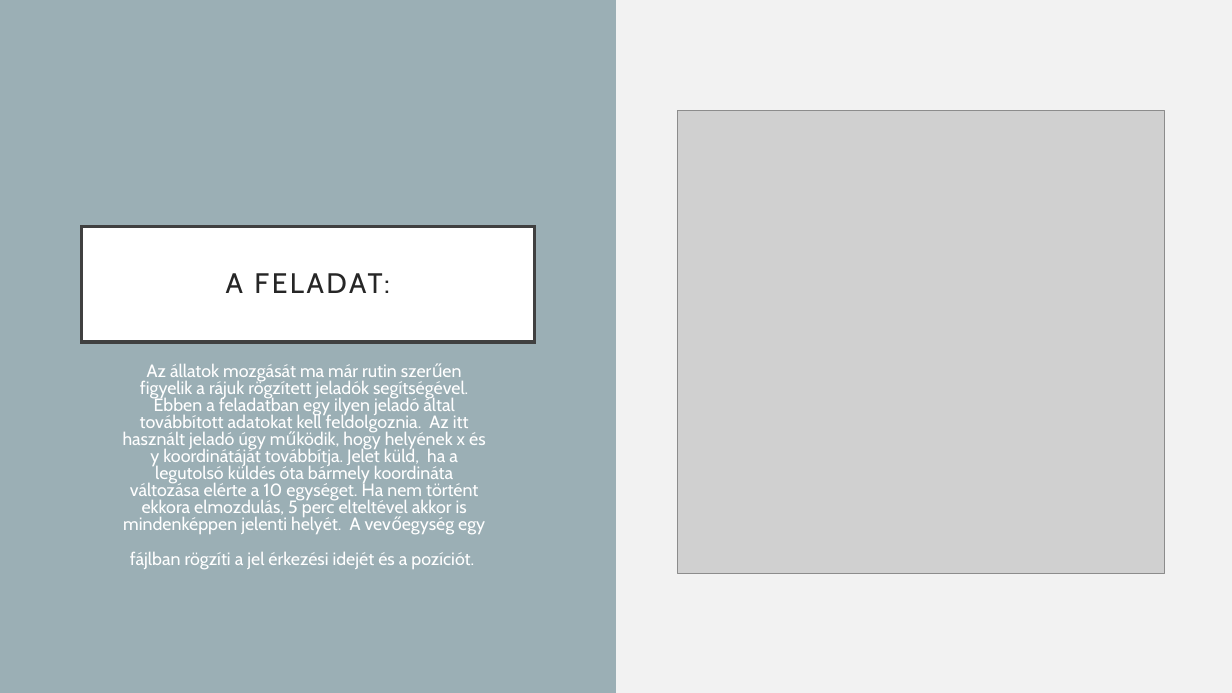
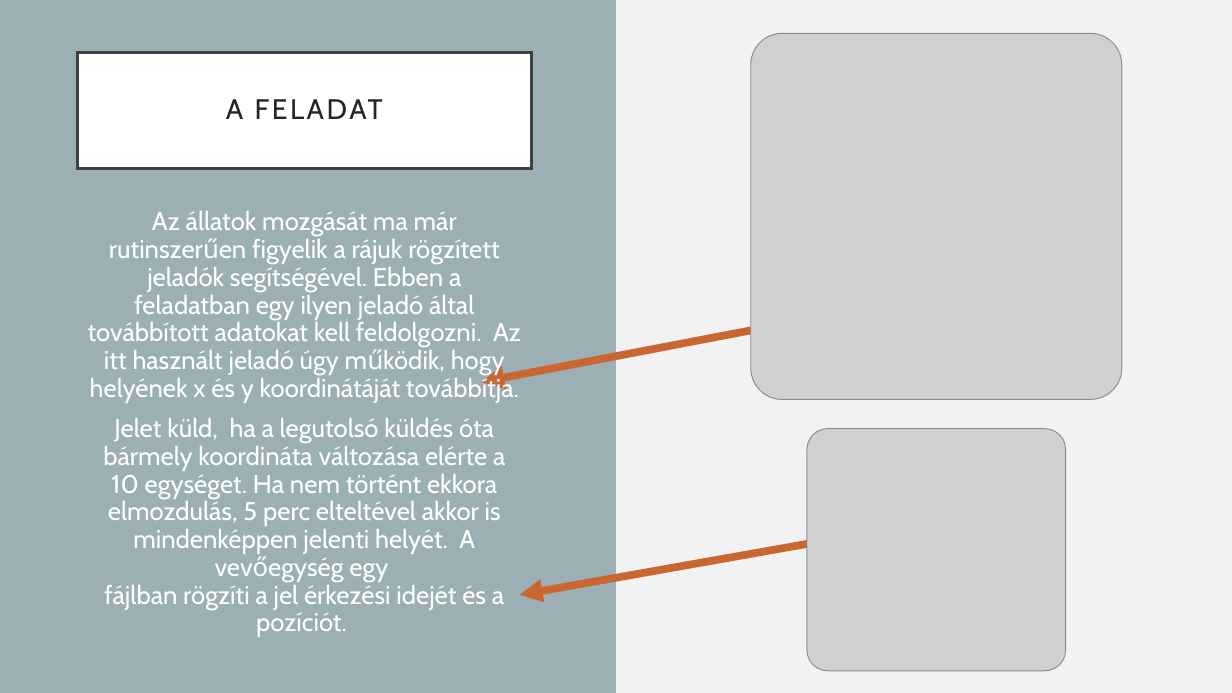
Before and after one commit to fatura-brigitta/Proj1-Jelado-10A_F, a slide deck: slide 3 of Proj1-Jelado-10A_f.pptx (slide 2 before the commit). Drawn at 1232x693 pixels with LibreOffice and Linux fonts; fonts in the diff are those of the drawing; grey boxes stand for pictures. Boxes give left, top, right and bottom in pixels: in the first picture for what was removed or moved away, otherwise in the second. Text is boxed around its words. In the diff, an @@ line names an element or a change of style, - is before the commit and + after.

```diff
--- a/Proj1-Jelado-10A_f.pptx
+++ b/Proj1-Jelado-10A_f.pptx
@@ title "A FELADAT": place and size @@
-title "A FELADAT" at bbox=[81, 226, 535, 342]
+title "A FELADAT" at bbox=[78, 53, 531, 168]
@@ picture: place and size @@
-picture at bbox=[678, 111, 1165, 574]
+picture at bbox=[750, 33, 1122, 399]
@@ title at bbox=[226, 99, 383, 119]: text changed @@
-A FELADAT:
+A FELADAT
@@ text "Az állatok mozgását ma már ..." at bbox=[88, 211, 521, 637]: vertical alignment top to middle @@
@@ text at bbox=[88, 211, 521, 637]: text changed; size 13.9 to 20 pt @@
-Az állatok mozgását ma már rutin szerűen figyelik a rájuk rögzített jeladók segítségével. Ebben a feladatban egy ilyen jeladó által továbbított adatokat kell feldolgoznia. Az itt használt jeladó úgy működik, hogy helyének x és y koordinátáját továbbítja. Jelet küld, ha a legutolsó küldés óta bármely koordináta változása elérte a 10 egységet. Ha nem történt ekkora elmozdulás, 5 perc elteltével akkor is mindenképpen jelenti helyét. A vevőegység egy
-fájlban rögzíti a jel érkezési idejét és a pozíciót.
+Az állatok mozgását ma már rutinszerűen figyelik a rájuk rögzített jeladók segítségével. Ebben a feladatban egy ilyen jeladó által továbbított adatokat kell feldolgozni. Az itt használt jeladó úgy működik, hogy helyének x és y koordinátáját továbbítja.
+Jelet küld, ha a legutolsó küldés óta bármely koordináta változása elérte a 10 egységet. Ha nem történt ekkora elmozdulás, 5 perc elteltével akkor is mindenképpen jelenti helyét. A vevőegység egy
+fájlban rögzíti a jel érkezési idejét és a pozíciót.
@@ arrow added from (763, 328) to (482, 382), #C96731 6 pt @@
@@ picture added at bbox=[807, 429, 1066, 671] @@
@@ arrow added from (819, 542) to (519, 595), #C96731 6 pt @@
```
Also in this commit, not shown: 4 other slides changed, 5 slides added, 1 slide removed.
